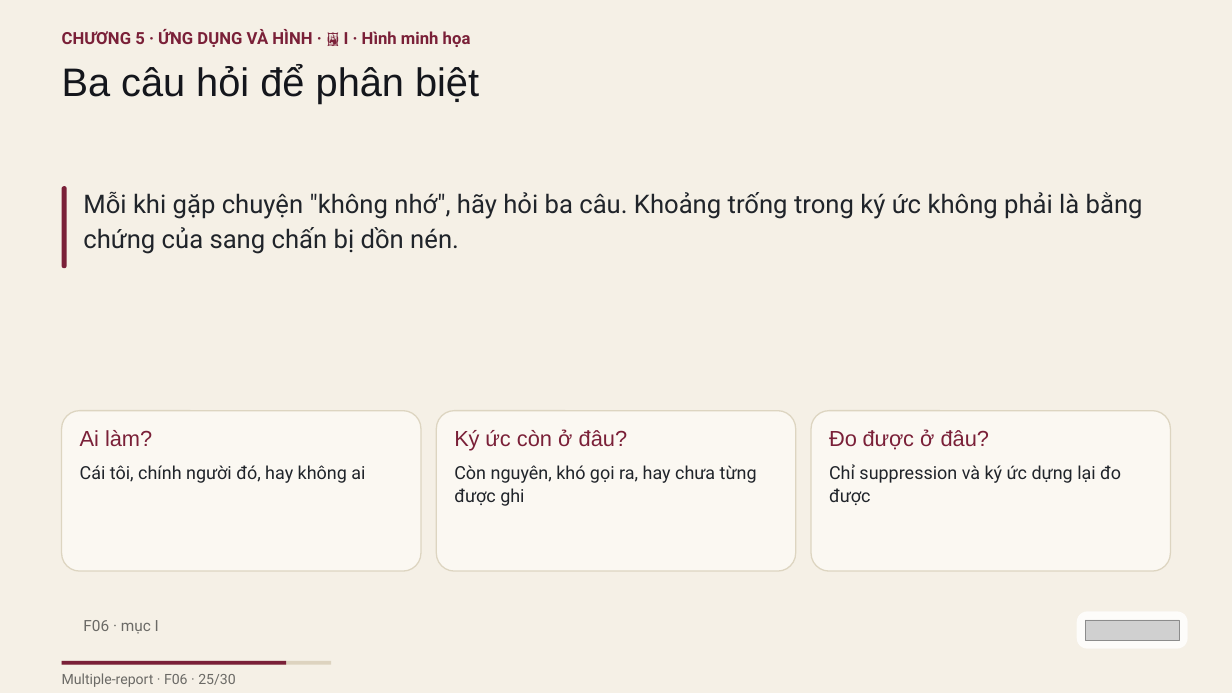
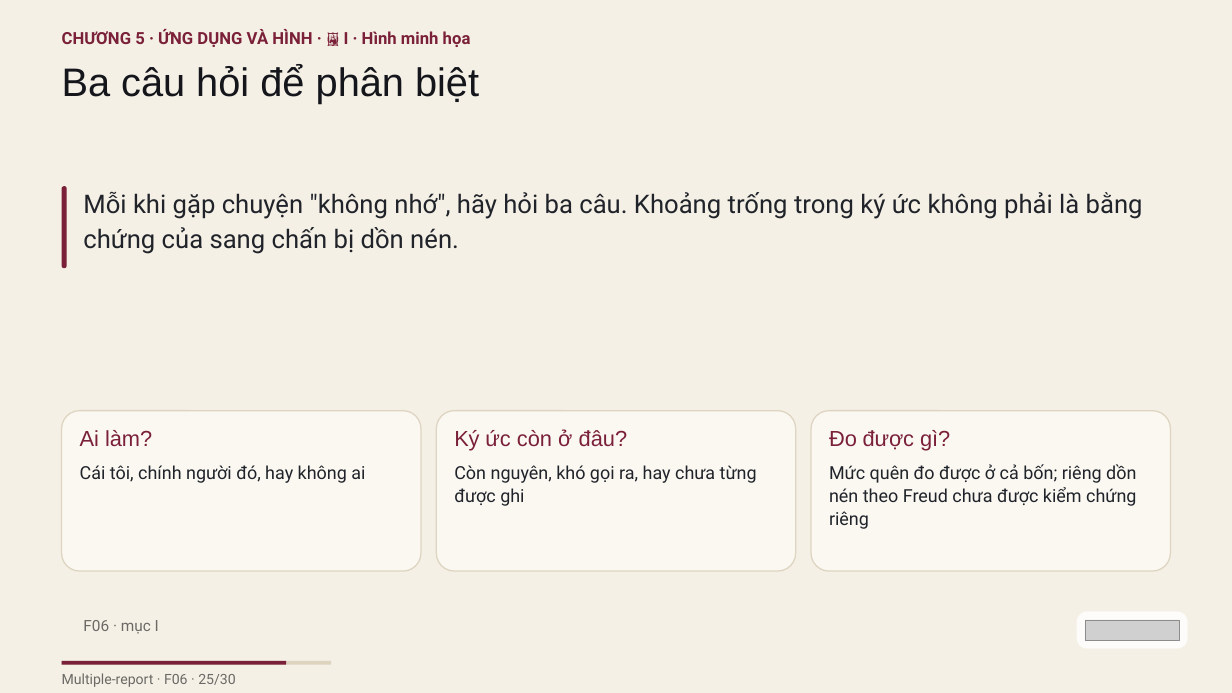
Before and after one commit to vohoailinh90/Multiple-report, a slide deck: slide 25 of psychology-knowledge/01-Sigmund-Freud/visuals/f06.pptx. Drawn at 1232x693 pixels with LibreOffice and Linux fonts; fonts in the diff are those of the drawing; grey boxes stand for pictures. Boxes give left, top, right and bottom in pixels: in the first picture for what was removed or moved away, otherwise in the second. Text is boxed around its words. In the diff, an @@ line names an element or a change of style, - is before the commit and + after.

```diff
--- a/psychology-knowledge/01-Sigmund-Freud/visuals/f06.pptx
+++ b/psychology-knowledge/01-Sigmund-Freud/visuals/f06.pptx
@@ text at (829, 430, 950, 451): text changed @@
-Đo được ở đâu?
+Đo được gì?
@@ text at (829, 464, 1136, 529): text changed @@
-Chỉ suppression và ký ức dựng lại đo được
+Mức quên đo được ở cả bốn; riêng dồn nén theo Freud chưa được kiểm chứng riêng
```
Also in this commit, not shown: 1 other slide changed, 2 other files.
